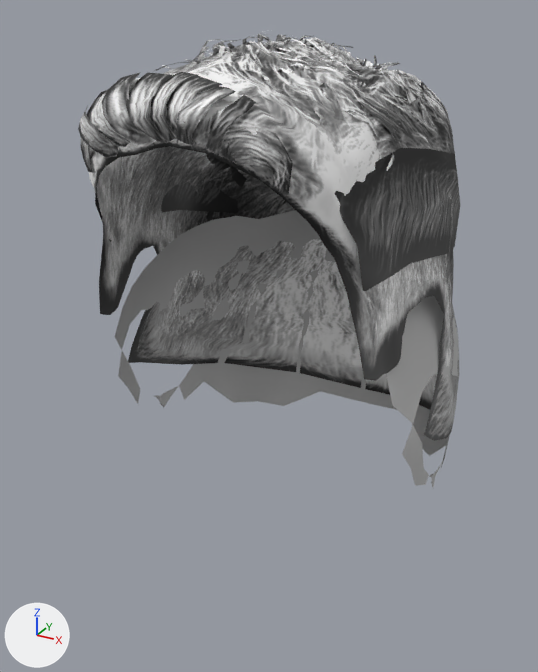
One commit to the glTF model avatar_studio/web/hair/short01.glb: the scene before it, then after it.
The view is the same before and after, from a 50 mm camera at (0.137, -0.255, 1.772) aimed at (-0.007, 0.006, 1.641). Arrows for +X, +Y and +Z are at lower left; the lights stay in place. The first picture is the older version. Vertices at exactly the same position are counted once.

The first picture shows 'short01'.
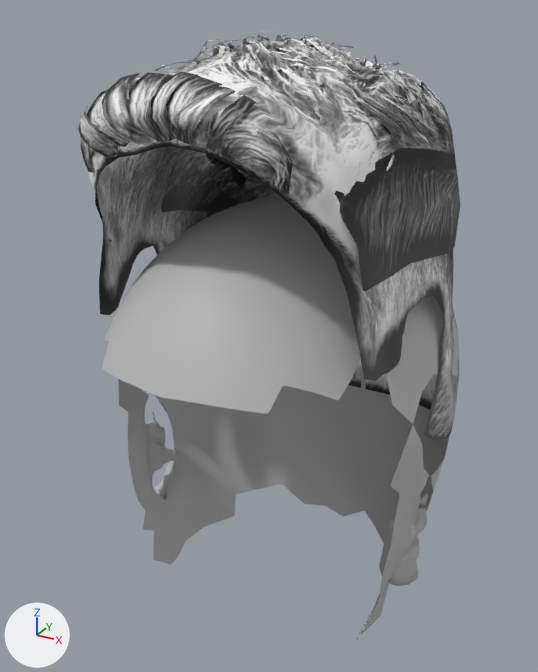
What changed in the scene script:
```text
Change me_mesh_0:
    used by ob_short01; location = (0.0, 0.0, 0.0)
    remove me_mesh_0.from_pydata(...)  # 3205 vertices, 4018 faces; spans x -0.073..0.073, y -0.073..0.098, z 1.566..1.765
    add me_mesh_0.from_pydata(...)  # 4050 vertices, 5594 faces; spans x -0.073..0.073, y -0.08..0.098, z 1.514..1.765
    me_mesh_0 part 1: 714 vertices added at x -0.071..0.071, y -0.029..0.083, z 1.514..1.609
    me_mesh_0 part 2: 131 vertices added at x -0.053..0.053, y -0.08..0.059, z 1.651..1.701
```

Location of each change, (x1, y1, x2, y2) in pixels of the pictures (538 x 672 px):
'short01', reshaped (34% taller)
    before: (78, 30, 460, 487)
    after: (78, 30, 460, 641)
part 1 of me_mesh_0, added
    after: (118, 379, 446, 641)
part 2 of me_mesh_0, added
    after: (102, 195, 361, 414)
